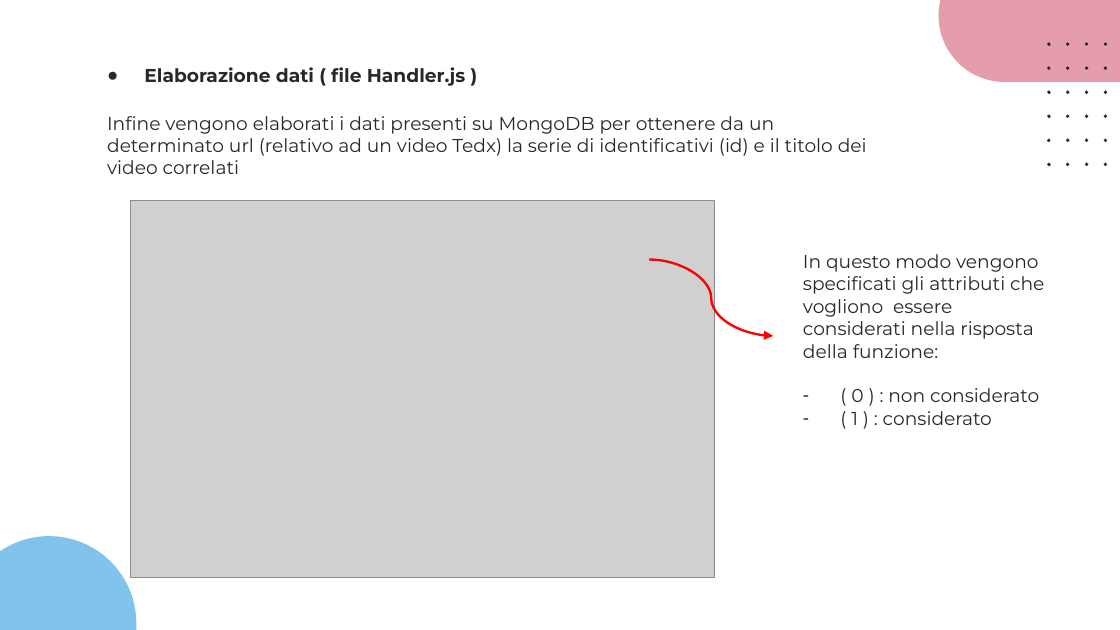
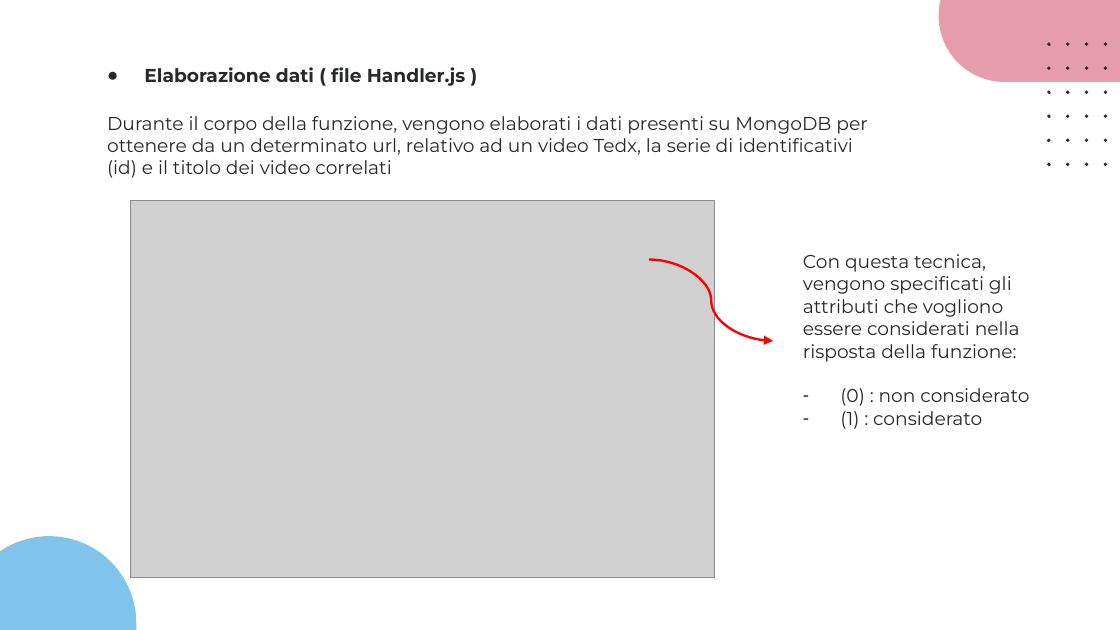
Before and after one commit to slocatelli30/CommuniTEDx, a slide deck: slide 30 of Progetto3.0/CommuniTEDx_3.0.pptx. Drawn at 1120x630 pixels with LibreOffice and Linux fonts; fonts in the diff are those of the drawing; grey boxes stand for pictures. Boxes give left, top, right and bottom in pixels: in the first picture for what was removed or moved away, otherwise in the second. Text is boxed around its words. In the diff, an @@ line names an element or a change of style, - is before the commit and + after.

```diff
--- a/Progetto3.0/CommuniTEDx_3.0.pptx
+++ b/Progetto3.0/CommuniTEDx_3.0.pptx
@@ text at box(107, 116, 867, 178): text changed @@
-Infine vengono elaborati i dati presenti su MongoDB per ottenere da un determinato url (relativo ad un video Tedx) la serie di identificativi (id) e il titolo dei video correlati
+Durante il corpo della funzione, vengono elaborati i dati presenti su MongoDB per ottenere da un determinato url, relativo ad un video Tedx, la serie di identificativi (id) e il titolo dei video correlati
@@ curved arrow moved from (650, 260) - (773, 336) to (650, 260) - (773, 340) @@
@@ text at box(803, 254, 1029, 429): text changed @@
-In questo modo vengono specificati gli attributi che vogliono essere considerati nella risposta della funzione:
-– ( 0 ) : non considerato
-– ( 1 ) : considerato
+Con questa tecnica, vengono specificati gli attributi che vogliono essere considerati nella risposta della funzione:
+– (0) : non considerato
+– (1) : considerato
```
Also in this commit, not shown: 12 other slides changed, 1 other file.
